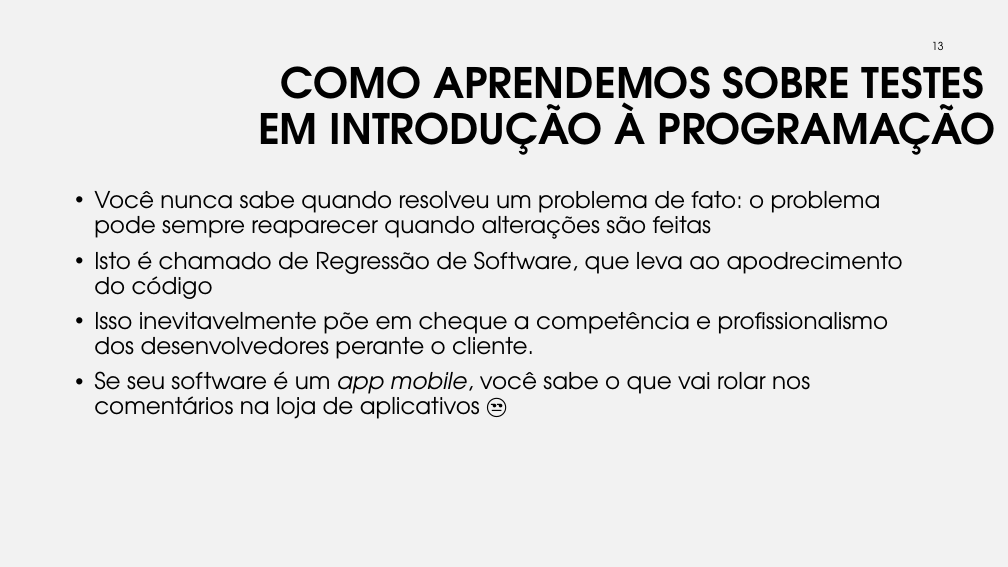
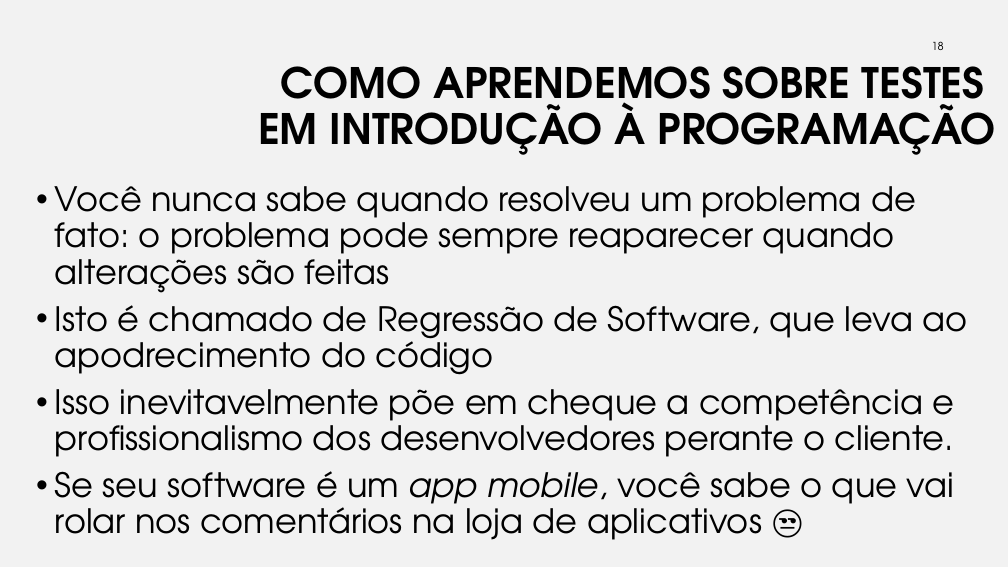
Before and after one commit to Claudio-Barbosa-da-Silva/testes-de-software, a slide deck: slide 18 of projects/01-introducao-tdd/tdd.pptx (slide 13 before the commit). Drawn at 1008x567 pixels with LibreOffice and Linux fonts; fonts in the diff are those of the drawing; background and template pictures are left out. Boxes give left, top, right and bottom in pixels: in the first picture for what was removed or moved away, otherwise in the second. Text is boxed around its words. In the diff, an @@ line names an element or a change of style, - is before the commit and + after.

```diff
--- a/projects/01-introducao-tdd/tdd.pptx
+++ b/projects/01-introducao-tdd/tdd.pptx
@@ text "Você nunca sabe quando resolveu ...": place and size @@
-text "Você nunca sabe quando resolveu ..." at bbox=[94, 191, 903, 419]
+text "Você nunca sabe quando resolveu ..." at bbox=[55, 186, 967, 540]
@@ text "Você nunca sabe quando resolveu ..." at bbox=[55, 186, 967, 540]: size 22 to 32 pt @@
```
Also in this commit, not shown: 21 other slides changed, 7 slides added, 1 other file.
